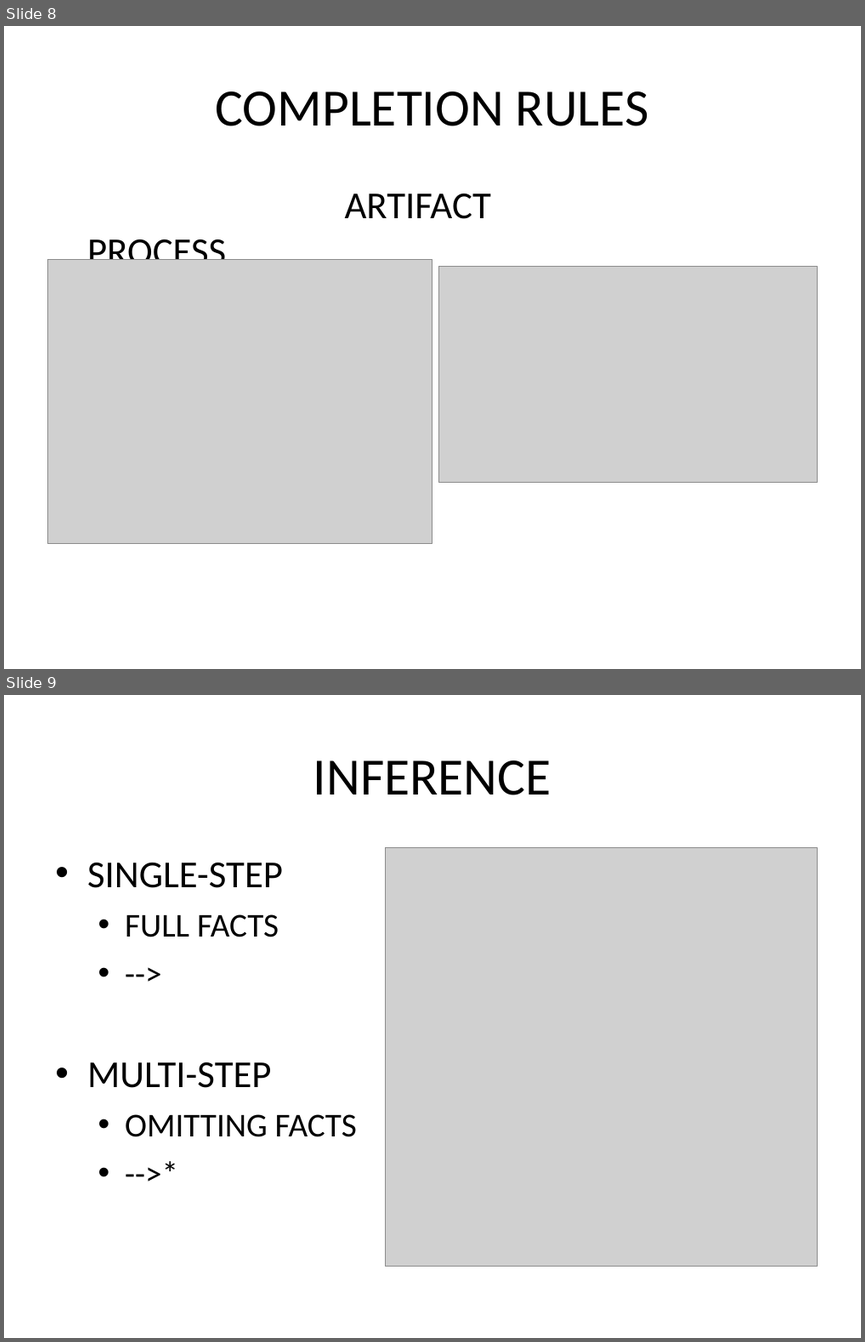
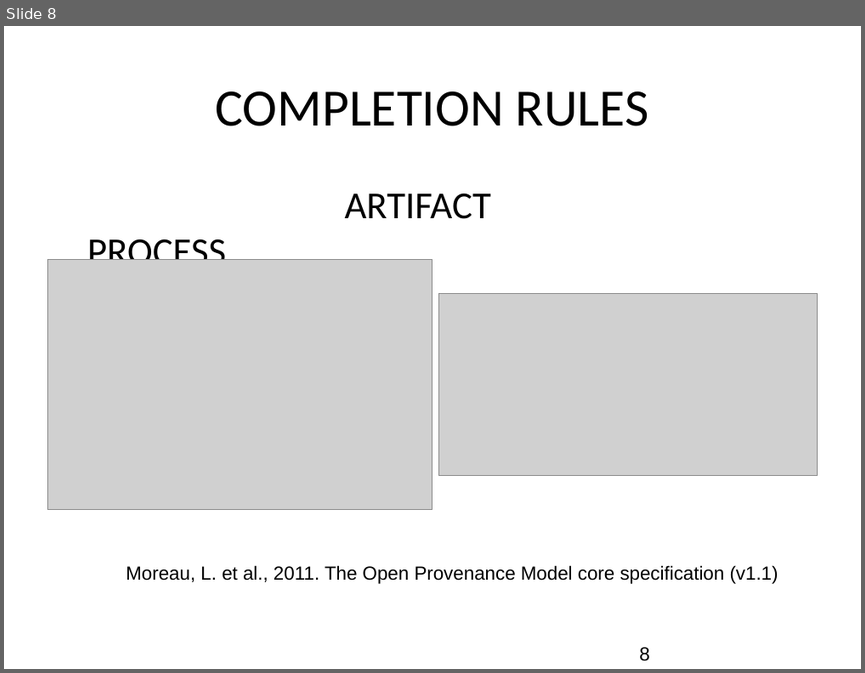
Before and after one commit to gems-uff/sdm, a slide deck: Documents/Apresentação/Provenance- Apresentação SBGames.ppt. Shown one above the other, each under a label of ours: slides 8 and 9 before the commit, slide 8 after it. The pictures are 865x1342 and 865x673 pixels, drawn with LibreOffice and Linux fonts; fonts in the diff are those of the drawing; grey boxes stand for pictures; background and template pictures are left out. Boxes give left, top, right and bottom in pixels: in the first picture for what was removed or moved away, otherwise in the second. Text is boxed around its words. In the diff, an @@ line names an element or a change of style, - is before the commit and + after.

```diff
--- a/Documents/Apresentação/Provenance- Apresentação SBGames.ppt
+++ b/Documents/Apresentação/Provenance- Apresentação SBGames.ppt
@@ slide 9 removed at (4,695,861,1338), background picture (left out) @@
@@ title removed at (313,760,551,795) @@
-INFERENCE
@@ picture removed at (386,847,817,1265) @@
@@ text removed at (87,862,357,1137) @@
-• SINGLE-STEP
-  • FULL FACTS
-  • -->
-• MULTI-STEP
-  • OMITTING FACTS
-  • -->*
@@ slide 8 changed as well @@
@@ picture: place and size @@
-picture at (47,260,432,544)
+picture at (47,260,432,510)
@@ picture: place and size @@
-picture at (439,267,817,482)
+picture at (439,293,817,476)
@@ text added at (126,565,778,584), 16 pt, text #000000 @@
+Moreau, L. et al., 2011. The Open Provenance Model core specification (v1.1)
@@ page number added at (639,646,649,661), 16 pt, text #000000 @@
+8
```
Also in this commit, not shown: 11 other slides changed, 12 slides added, 3 other slides removed.
